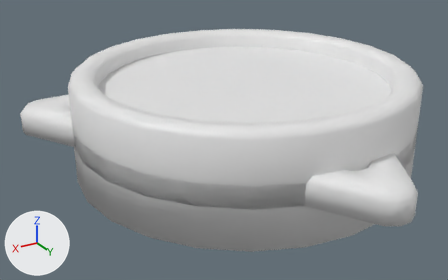
The glTF model public/token.gltf, before and after one commit.
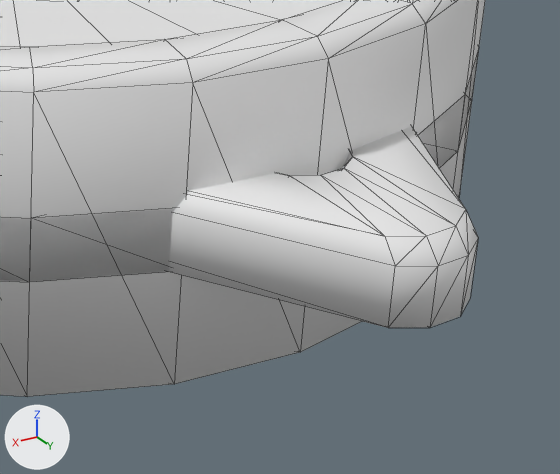
Old and new are each drawn whole from a camera (50 mm lens) standing at (0.945, 1.462, 0.667) and looking at (0.094, 0.043, -0.042) and again close up on the part from 54% to 100% of the width and 38% to 100% of the height. Lighting does not change. The marker at lower left points along +X, +Y and +Z. The older version's two pictures come first. The close-ups show mesh edges as thin lines. Vertices at exactly the same position are counted once.

The older version as bpy lines, for what is in view:
```python
me_circle = bpy.data.meshes.new('Circle')
me_circle.from_pydata(...)  # 144 vertices, 288 faces; spans x -0.5..0.5, y -0.5..0.5, z -0.038..0.037
me_circle_006 = bpy.data.meshes.new('Circle.006')
me_circle_006.from_pydata(...)  # 144 vertices, 288 faces; spans x -0.5..0.5, y -0.5..0.5, z -0.15..0.15
me_circle_007 = bpy.data.meshes.new('Circle.007')
me_circle_007.from_pydata(...)  # 25 vertices, 24 faces; spans x -0.425..0.425, y -0.425..0.425, z 0.1
ob_1_frame = bpy.data.objects.new('1-frame', me_circle)
ob_1_frame.location = (0.0, 0.0, 0.0)
ob_7_fat_frame = bpy.data.objects.new('7-fat-frame', me_circle_006)
ob_7_fat_frame.location = (0.0, 0.0, 0.0)
ob_9_fat_picture = bpy.data.objects.new('9-fat-picture', me_circle_007)
ob_9_fat_picture.location = (0.0, 0.0, 0.0)
# also in view: '4-tri-frame' at (0.0, 0.149, 0.0)
```
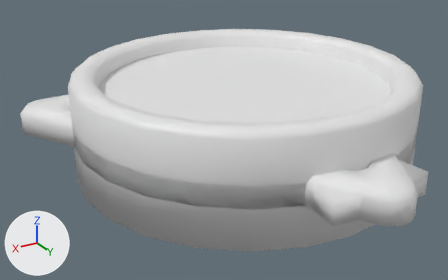
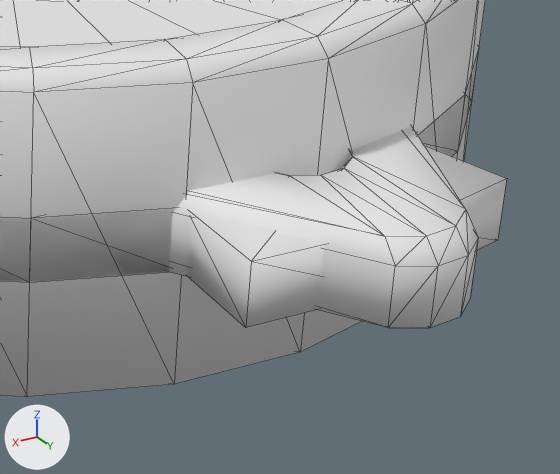
What changed in the scene script:
```text
Change me_circle:
    used by ob_1_frame; location = (0.0, 0.0, 0.0)
    remove me_circle.from_pydata(...)  # 144 vertices, 288 faces; spans x -0.5..0.5, y -0.5..0.5, z -0.038..0.037
    add me_circle.from_pydata(...)  # 150 vertices, 300 faces; spans x -0.5..0.5, y -0.5..0.6, z -0.038..0.037
    me_circle part 1
    4 faces are deleted
    6 vertices are added at (-0.142, 0.582, -0.038), (0.0, 0.6, -0.038), (0.142, 0.582, -0.038), (0.142, 0.582, 0.022), (0.0, 0.6, 0.022), (-0.142, 0.582, 0.022)
    16 new faces join them
```

Where the change shows, as pixel boxes (x1, y1, x2, y2) in the close-ups (560 x 474 px):
'1-frame', reshaped (mostly hidden before)
    before: (0, 51, 479, 282)
    after: (0, 51, 507, 327)
part 1 of me_circle, built on
    after: (188, 145, 507, 327)
